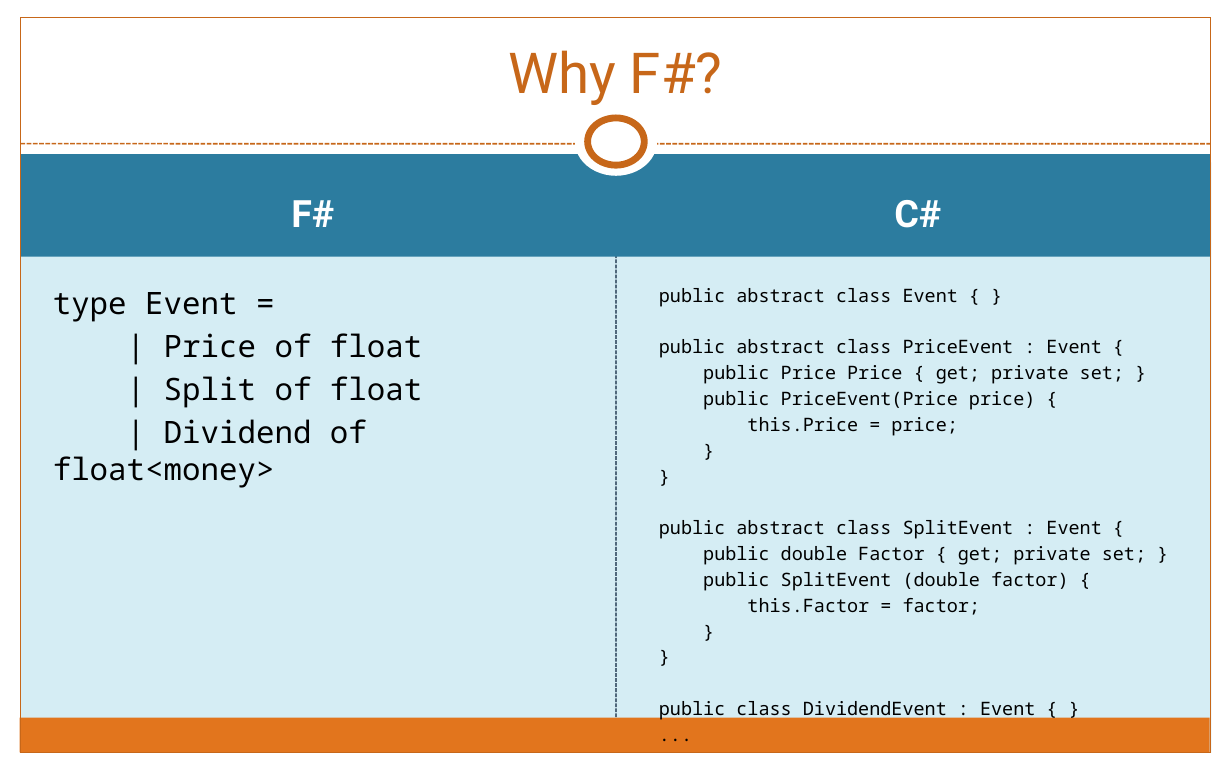
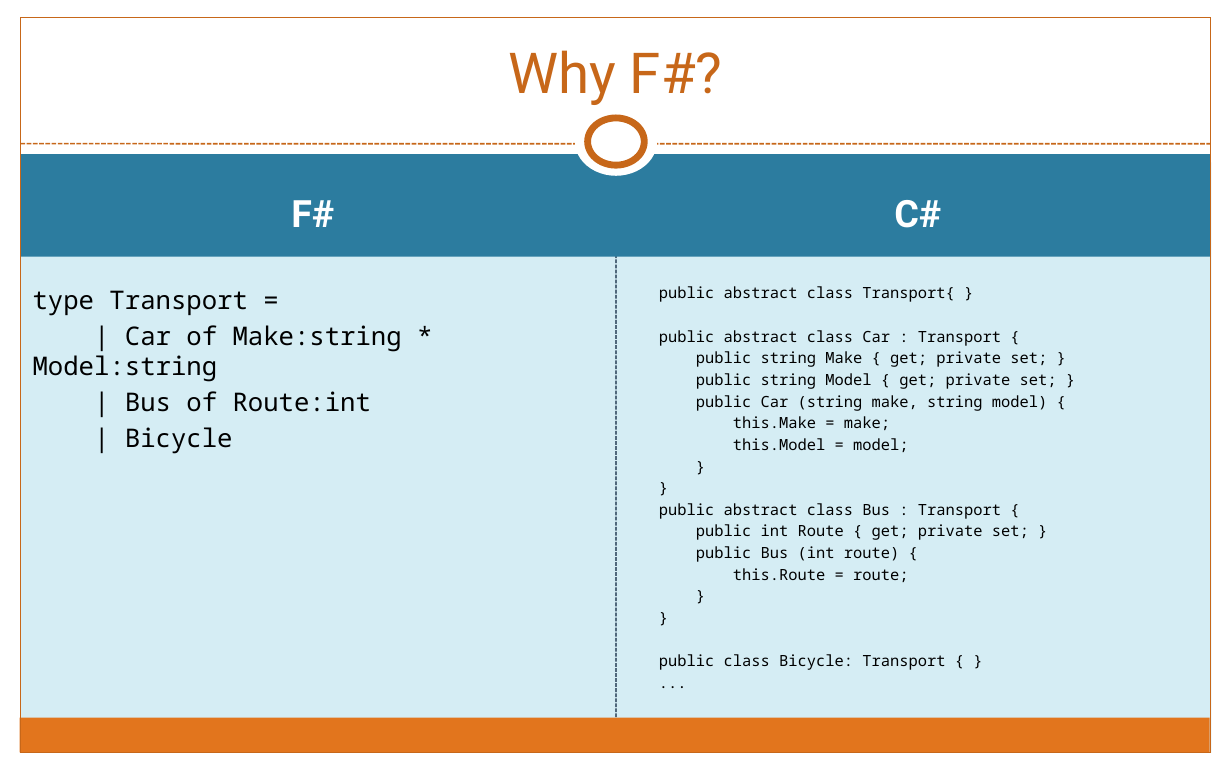
Before and after one commit to rachelblasucci/Current-Talks, a slide deck: slide 13 of Intro to Xamarin F#/F#-iOS.pptx. Drawn at 1232x770 pixels with LibreOffice and Linux fonts; fonts in the diff are those of the drawing. Boxes give left, top, right and bottom in pixels: in the first picture for what was removed or moved away, otherwise in the second. Text is boxed around its words. In the diff, an @@ line names an element or a change of style, - is before the commit and + after.

```diff
--- a/Intro to Xamarin F#/F#-iOS.pptx
+++ b/Intro to Xamarin F#/F#-iOS.pptx
@@ text at (x1=33, y1=290, x2=402, y2=454): text changed; size 18 to 15 pt @@
-type Event =
-| Price of float
-| Split of float
-| Dividend of float<money>
+type Transport =
+| Car of Make:string * Model:string
+| Bus of Route:int
+| Bicycle
@@ text "public abstract class Transport{ }" at (x1=659, y1=286, x2=1057, y2=670): size 10.8 to 9 pt in "}", "}", "}", "}" and 1 more places @@
@@ text at (x1=659, y1=286, x2=1057, y2=452): text changed; size 10.8 to 9 pt @@
-public abstract class Event { }
-public abstract class PriceEvent : Event {
-public Price Price { get; private set; }
-public PriceEvent(Price price) {
-this.Price = price;
+public abstract class Transport{ }
+public abstract class Car : Transport {
+public string Make { get; private set; }
+public string Model { get; private set; }
+public Car (string make, string model) {
+this.Make = make;
+this.Model = model;
@@ text at (x1=659, y1=503, x2=1029, y2=582): text changed; size 10.8 to 9 pt @@
-public abstract class SplitEvent : Event {
-public double Factor { get; private set; }
-public SplitEvent (double factor) {
-this.Factor = factor;
+public abstract class Bus : Transport {
+public int Route { get; private set; }
+public Bus (int route) {
+this.Route = route;
@@ text at (x1=659, y1=654, x2=945, y2=670): text changed; size 10.8 to 9 pt @@
-public class DividendEvent : Event { }
+public class Bicycle: Transport { }
```
Also in this commit, not shown: 3 other slides changed, 1 slide added, 5 other files.
